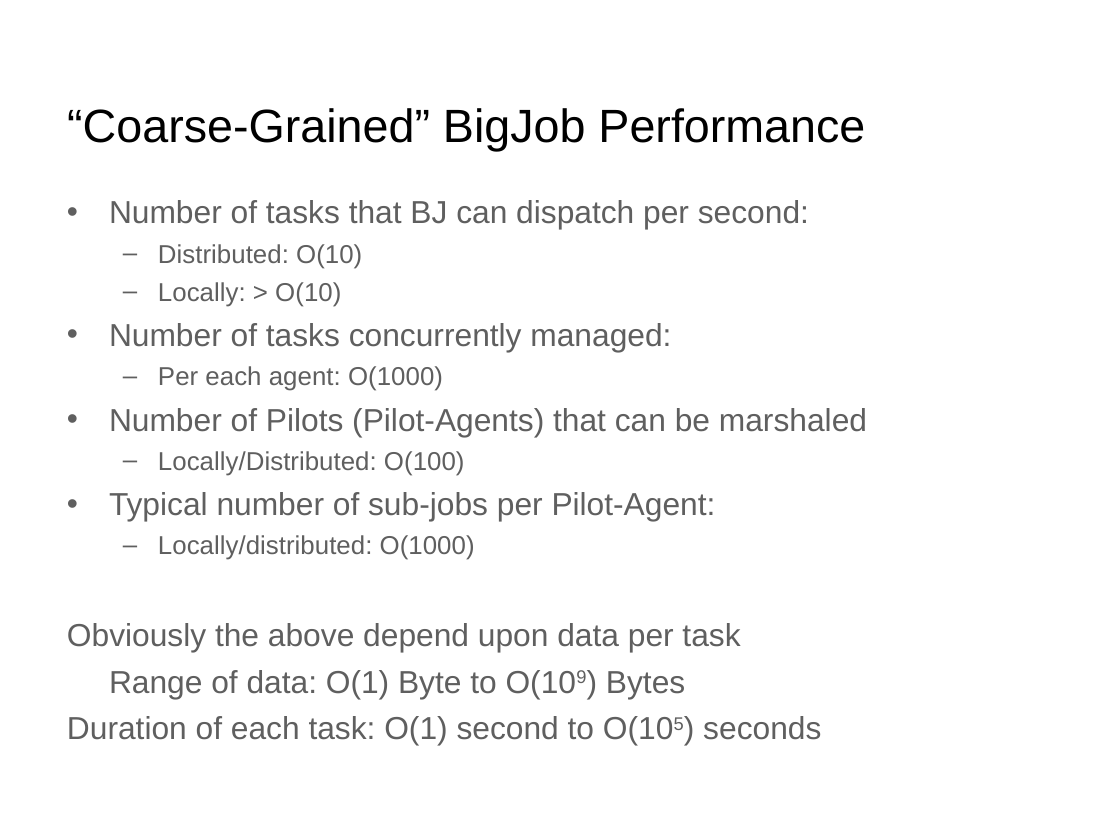
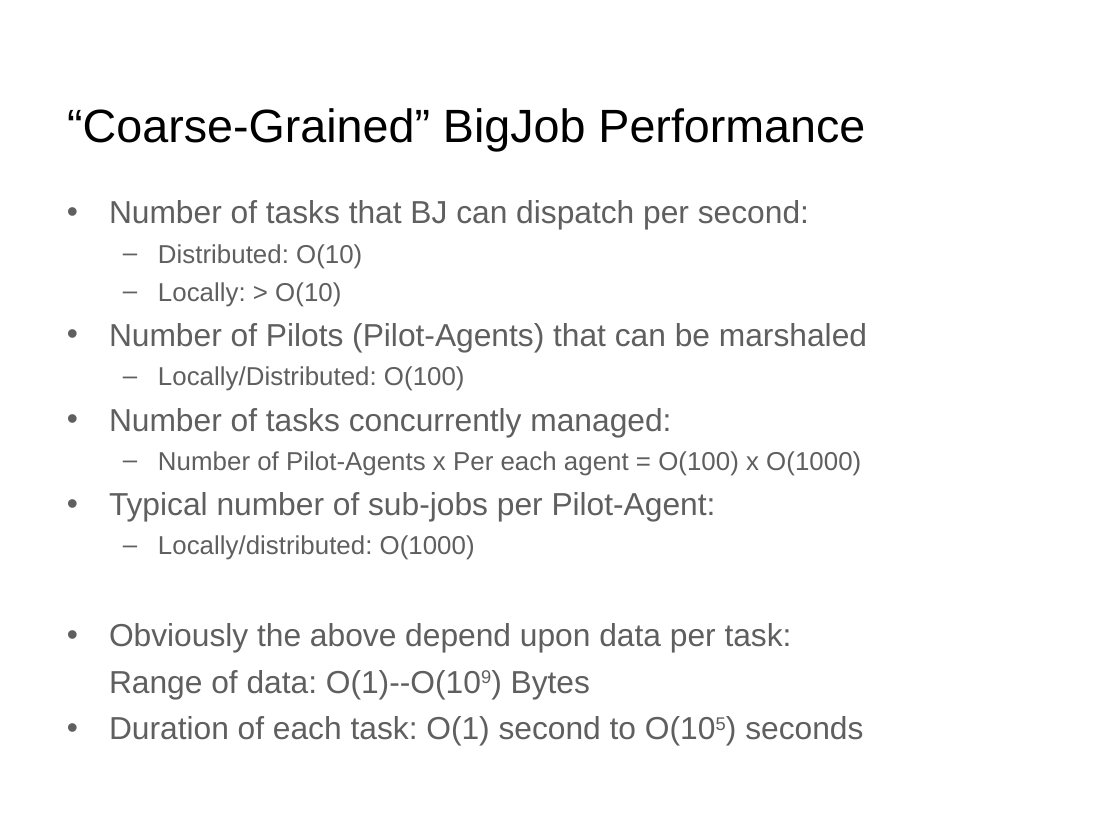
Before and after one commit to saga-project/presentations, a slide deck: slide 30 of bnl-pstar.ppt (slide 26 before the commit). Drawn at 1120x840 pixels with LibreOffice and Linux fonts; fonts in the diff are those of the drawing; background and template pictures are left out. Boxes give left, top, right and bottom in pixels: in the first picture for what was removed or moved away, otherwise in the second. Text is boxed around its words. In the diff, an @@ line names an element or a change of style, - is before the commit and + after.

```diff
--- a/bnl-pstar.ppt
+++ b/bnl-pstar.ppt
@@ text at [109, 323, 671, 391]: paragraphs removed @@
-• Number of tasks concurrently managed:
-  – Per each agent: O(1000)
@@ text at [109, 408, 861, 476]: paragraphs added @@
+• Number of tasks concurrently managed:
+  – Number of Pilot-Agents x Per each agent = O(100) x O(1000)
@@ text at [109, 623, 792, 699]: text changed @@
-Obviously the above depend upon data per task
-Range of data: O(1) Byte to O(109) Bytes
+• Obviously the above depend upon data per task:
+Range of data: O(1)--O(109) Bytes
@@ text at [109, 716, 863, 745]: bullet none to • @@
```
Also in this commit, not shown: 6 other slides changed, 3 slides added.
